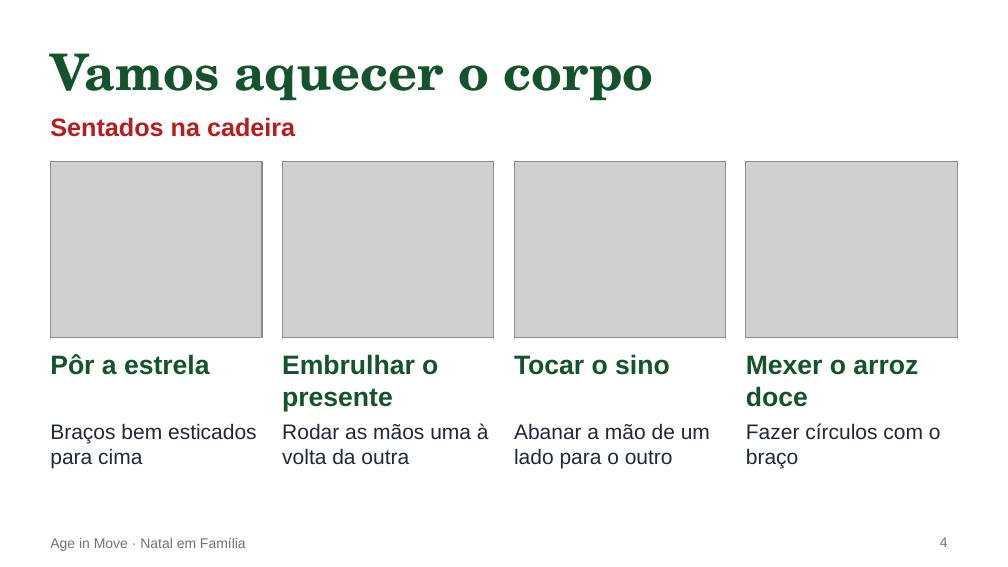
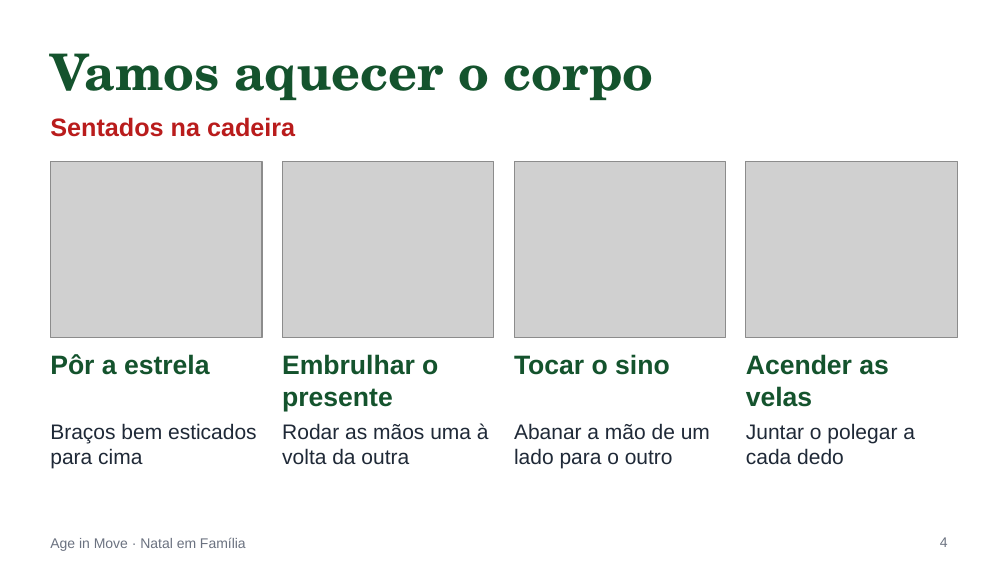
Before and after one commit to ageinmove25-bit/age-in-move-platform, a slide deck: slide 4 of materiais/powerpoints/pptx/v2/natal-em-familia.pptx. Drawn at 1008x567 pixels with LibreOffice and Linux fonts; fonts in the diff are those of the drawing; grey boxes stand for pictures. Boxes give left, top, right and bottom in pixels: in the first picture for what was removed or moved away, otherwise in the second. Text is boxed around its words. In the diff, an @@ line names an element or a change of style, - is before the commit and + after.

```diff
--- a/materiais/powerpoints/pptx/v2/natal-em-familia.pptx
+++ b/materiais/powerpoints/pptx/v2/natal-em-familia.pptx
@@ text at bbox=[746, 354, 889, 407]: text changed @@
-Mexer o arroz doce
+Acender as velas
@@ text at bbox=[746, 423, 915, 465]: text changed @@
-Fazer círculos com o braço
+Juntar o polegar a cada dedo
```
Also in this commit, not shown: 11 other slides changed, 1 slide added, 1 slide removed, 24 other files.
